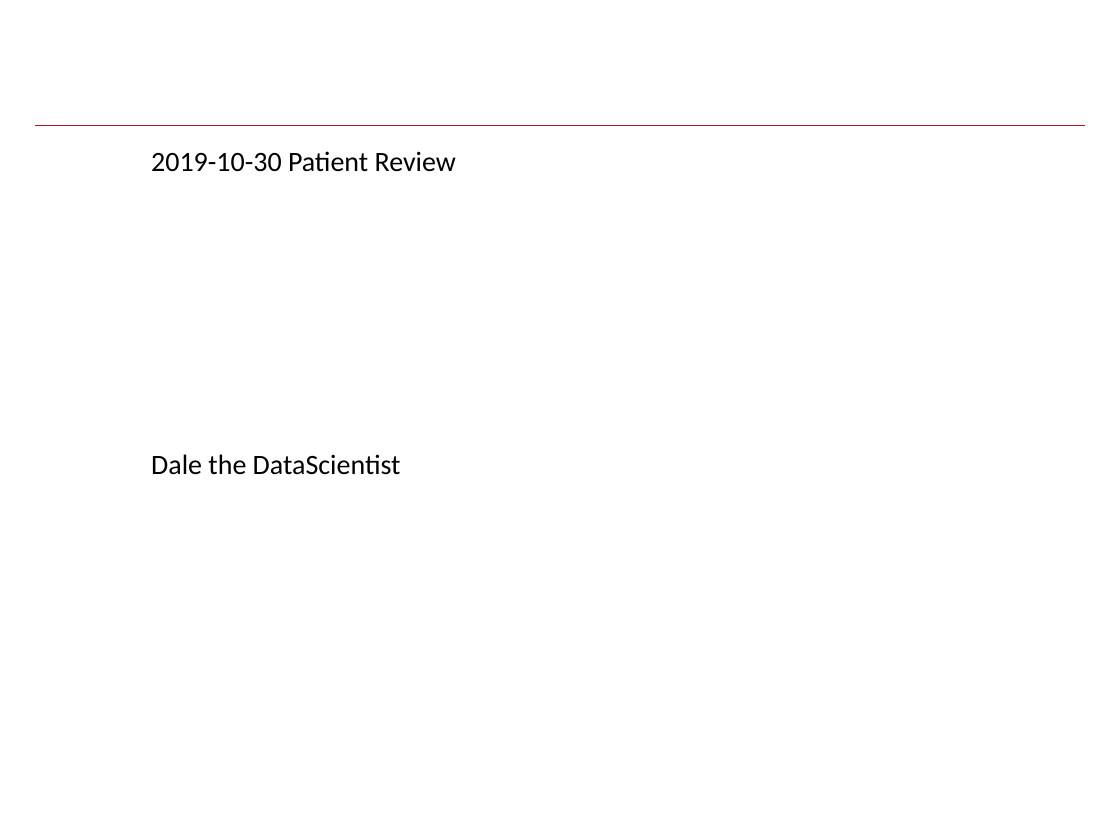
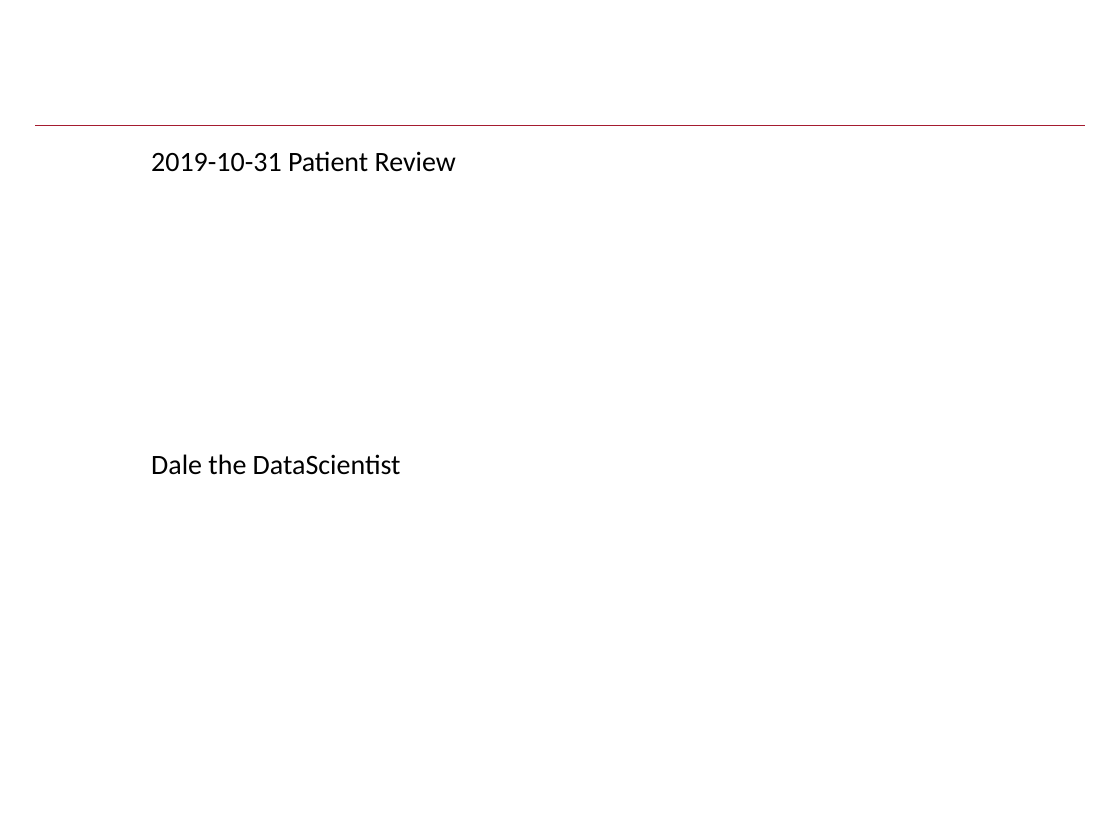
Before and after one commit to kwartler/Harvard_DataMining_Business_Student, a slide deck: slide 1 of Lessons/I_APIs_NewDataSources_ReportingAutomation/data/diabetesReadout_Wk2.pptx. Drawn at 1120x840 pixels with LibreOffice and Linux fonts; fonts in the diff are those of the drawing; background and template pictures are left out. Boxes give left, top, right and bottom in pixels: in the first picture for what was removed or moved away, otherwise in the second. Text is boxed around its words. In the diff, an @@ line names an element or a change of style, - is before the commit and + after.

```diff
--- a/Lessons/I_APIs_NewDataSources_ReportingAutomation/data/diabetesReadout_Wk2.pptx
+++ b/Lessons/I_APIs_NewDataSources_ReportingAutomation/data/diabetesReadout_Wk2.pptx
@@ text at box(151, 151, 456, 172): text changed @@
-2019-10-30 Patient Review
+2019-10-31 Patient Review
```
Also in this commit, not shown: 1 other slide changed, 7 other files.
